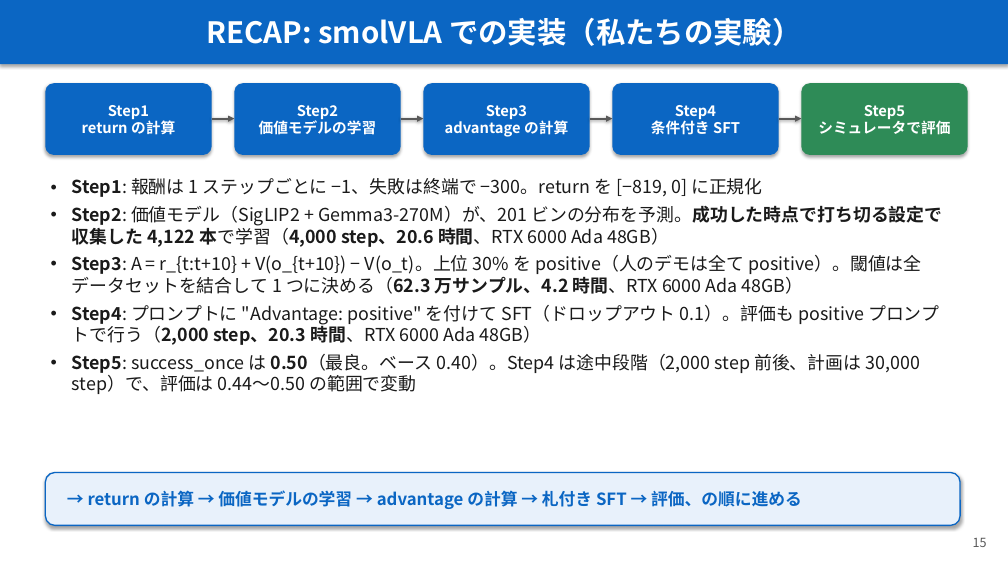
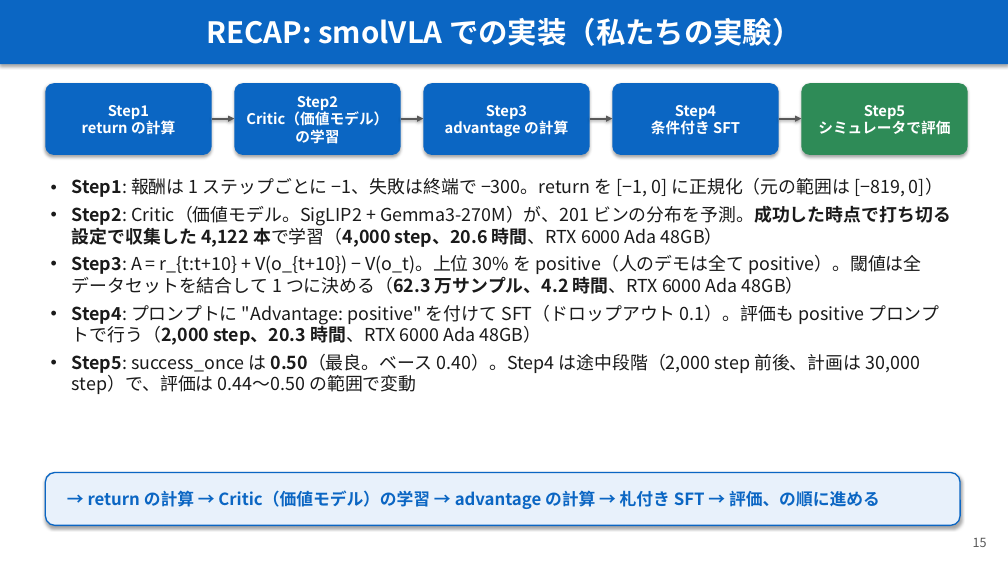
Before and after one commit to Junhand/libero_RL, a slide deck: slide 15 of docs/RECAP_STEAM_RLToken.pptx. Drawn at 1008x567 pixels with LibreOffice and Linux fonts; fonts in the diff are those of the drawing. Boxes give left, top, right and bottom in pixels: in the first picture for what was removed or moved away, otherwise in the second. Text is boxed around its words. In the diff, an @@ line names an element or a change of style, - is before the commit and + after.

```diff
--- a/docs/RECAP_STEAM_RLToken.pptx
+++ b/docs/RECAP_STEAM_RLToken.pptx
@@ text in rounded rectangle at <box>246,111,388,144</box>: text changed @@
-価値モデルの学習
+Critic（価値モデル）の学習
@@ text at <box>72,178,951,247</box>: text changed @@
-• Step1: 報酬は 1 ステップごとに −1、失敗は終端で −300。return を [−819, 0] に正規化
-• Step2: 価値モデル（SigLIP2 + Gemma3-270M）が、201 ビンの分布を予測。成功した時点で打ち切る設定で収集した 4,122 本で学習（4,000 step、20.6 時間、RTX 6000 Ada 48GB）
+• Step1: 報酬は 1 ステップごとに −1、失敗は終端で −300。return を [−1, 0] に正規化（元の範囲は [−819, 0]）
+• Step2: Critic（価値モデル。SigLIP2 + Gemma3-270M）が、201 ビンの分布を予測。成功した時点で打ち切る設定で収集した 4,122 本で学習（4,000 step、20.6 時間、RTX 6000 Ada 48GB）
@@ text in rounded rectangle at <box>88,490,880,509</box>: text changed @@
-→ return の計算 → 価値モデルの学習 → advantage の計算 → 札付き SFT → 評価、の順に進める
+→ return の計算 → Critic（価値モデル）の学習 → advantage の計算 → 札付き SFT → 評価、の順に進める
```
Also in this commit, not shown: 4 other slides changed, 1 other file.
